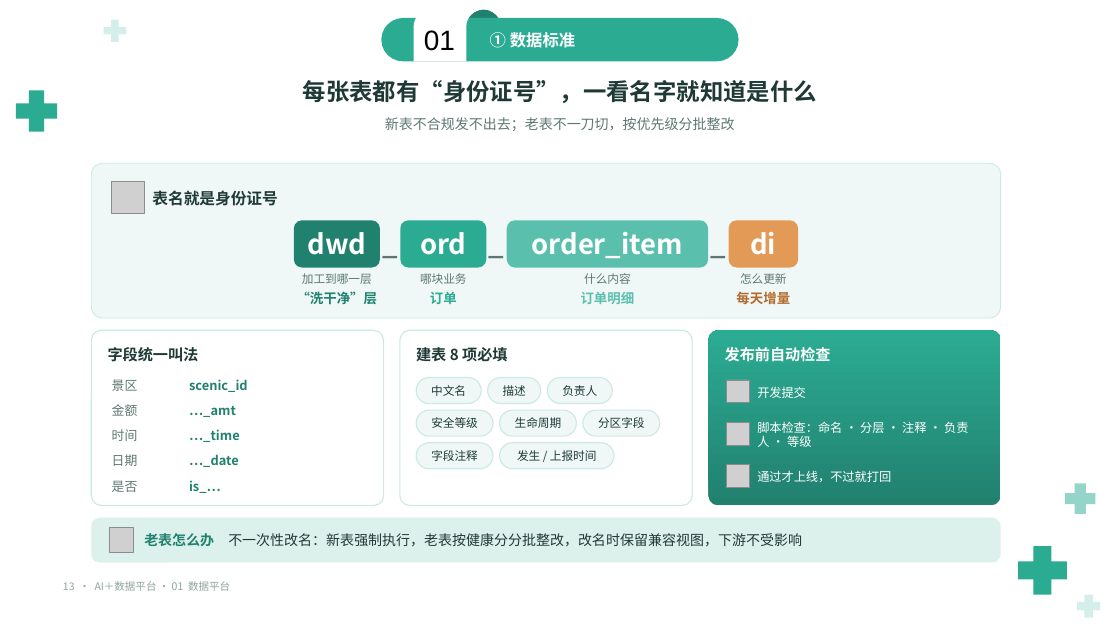
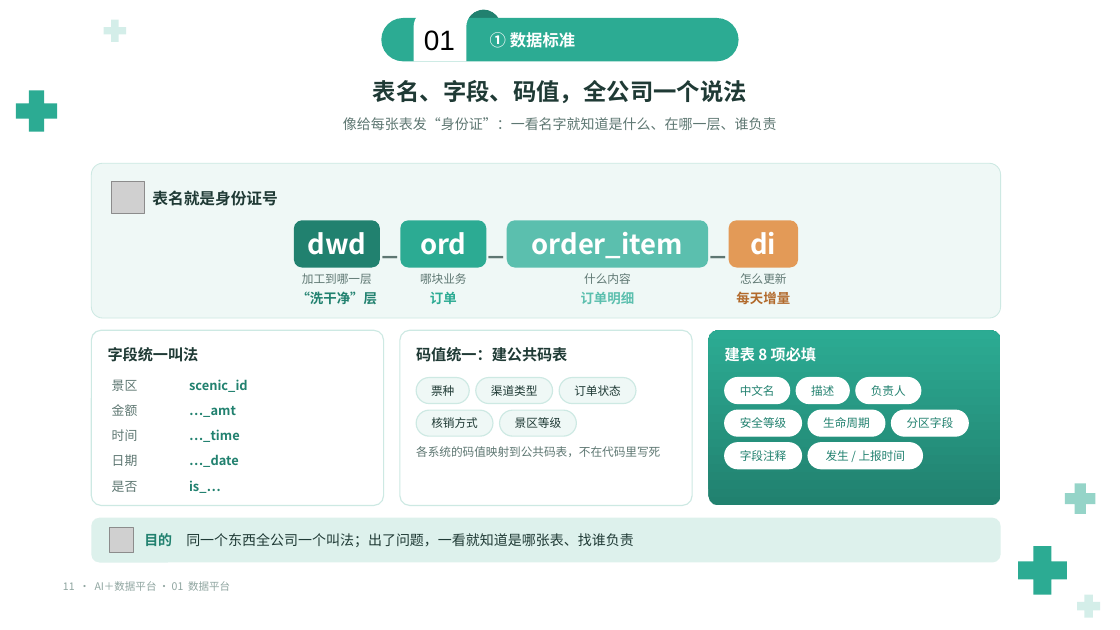
Before and after one commit to keanying/relevance, a slide deck: slide 11 of AI＋数据平台_老板汇报_青绿模板.pptx (slide 13 before the commit). Drawn at 1120x630 pixels with LibreOffice and Linux fonts; fonts in the diff are those of the drawing; grey boxes stand for pictures; background and template pictures are left out. Boxes give left, top, right and bottom in pixels: in the first picture for what was removed or moved away, otherwise in the second. Text is boxed around its words. In the diff, an @@ line names an element or a change of style, - is before the commit and + after.

```diff
--- a/AI＋数据平台_老板汇报_青绿模板.pptx
+++ b/AI＋数据平台_老板汇报_青绿模板.pptx
@@ text at [373,80,747,103]: text changed @@
-每张表都有“身份证号”，一看名字就知道是什么
+表名、字段、码值，全公司一个说法
@@ text at [343,117,777,130]: text changed @@
-新表不合规发不出去；老表不一刀切，按优先级分批整改
+像给每张表发“身份证”：一看名字就知道是什么、在哪一层、谁负责
@@ text at [416,347,567,362]: text changed @@
-建表 8 项必填
+码值统一：建公共码表
@@ text at [725,347,816,361]: text changed @@
-发布前自动检查
+建表 8 项必填
@@ rounded rectangle added at [416,377,469,403], fill #EFF8F6, outline #CDE9E3 1 pt, 10 pt, text #1F3A35 @@
+票种
@@ rounded rectangle added at [476,377,553,403], fill #EFF8F6, outline #CDE9E3 1 pt, 10 pt, text #1F3A35 @@
+渠道类型
@@ rounded rectangle added at [560,377,637,403], fill #EFF8F6, outline #CDE9E3 1 pt, 10 pt, text #1F3A35 @@
+订单状态
@@ picture removed at [727,380,749,402] @@
@@ text removed at [757,387,806,398] @@
-开发提交
@@ text in rounded rectangle at [431,417,478,428]: text changed @@
-安全等级
+核销方式
@@ text in rounded rectangle at [515,417,562,428]: text changed @@
-生命周期
+景区等级
@@ rounded rectangle added at [725,410,802,436], fill #FFFFFF, outline #FFFFFF 1 pt, 10 pt, text #21816F @@
+安全等级
@@ rounded rectangle added at [808,410,886,436], fill #FFFFFF, outline #FFFFFF 1 pt, 10 pt, text #21816F @@
+生命周期
@@ text added at [416,446,660,457], 10 pt, text #5E7772 @@
+各系统的码值映射到公共码表，不在代码里写死
@@ picture removed at [727,423,749,445] @@
@@ text removed at [757,421,968,447] @@
-脚本检查：命名 · 分层 · 注释 · 负责人 · 等级
@@ 6 rounded rectangles: place and size @@
-6 rounded rectangles at [416,377,660,469]
+6 rounded rectangles at [725,377,969,469]
@@ text colour #1F3A35 to #21816F; fill #EFF8F6 to #FFFFFF; outline #CDE9E3 1 pt to #FFFFFF 1 pt in 6 elements at [725,377,790,403], [797,377,849,403], [856,377,921,403], [891,410,969,436], [725,443,802,469], [808,443,923,469] @@
@@ picture removed at [727,465,749,487] @@
@@ text removed at [757,470,891,482] @@
-通过才上线，不过就打回
@@ text at [144,533,634,547]: text changed @@
-老表怎么办 不一次性改名：新表强制执行，老表按健康分分批整改，改名时保留兼容视图，下游不受影响
+目的 同一个东西全公司一个叫法；出了问题，一看就知道是哪张表、找谁负责
@@ text at [63,581,230,591]: text changed @@
-13 · AI＋数据平台 · 01 数据平台
+11 · AI＋数据平台 · 01 数据平台
```
Also in this commit, not shown: 42 other slides changed, 2 slides added, 12 slides removed.
